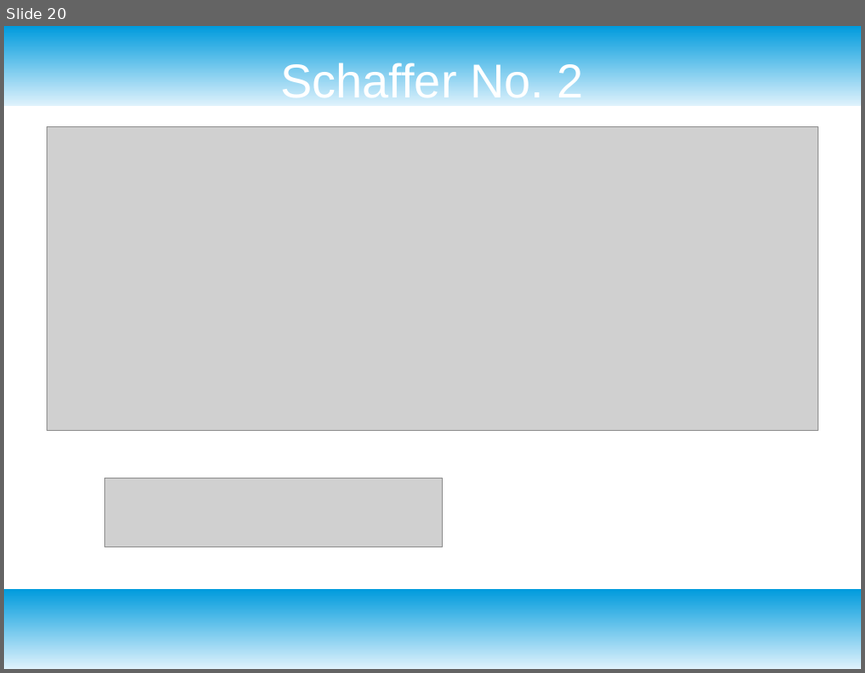
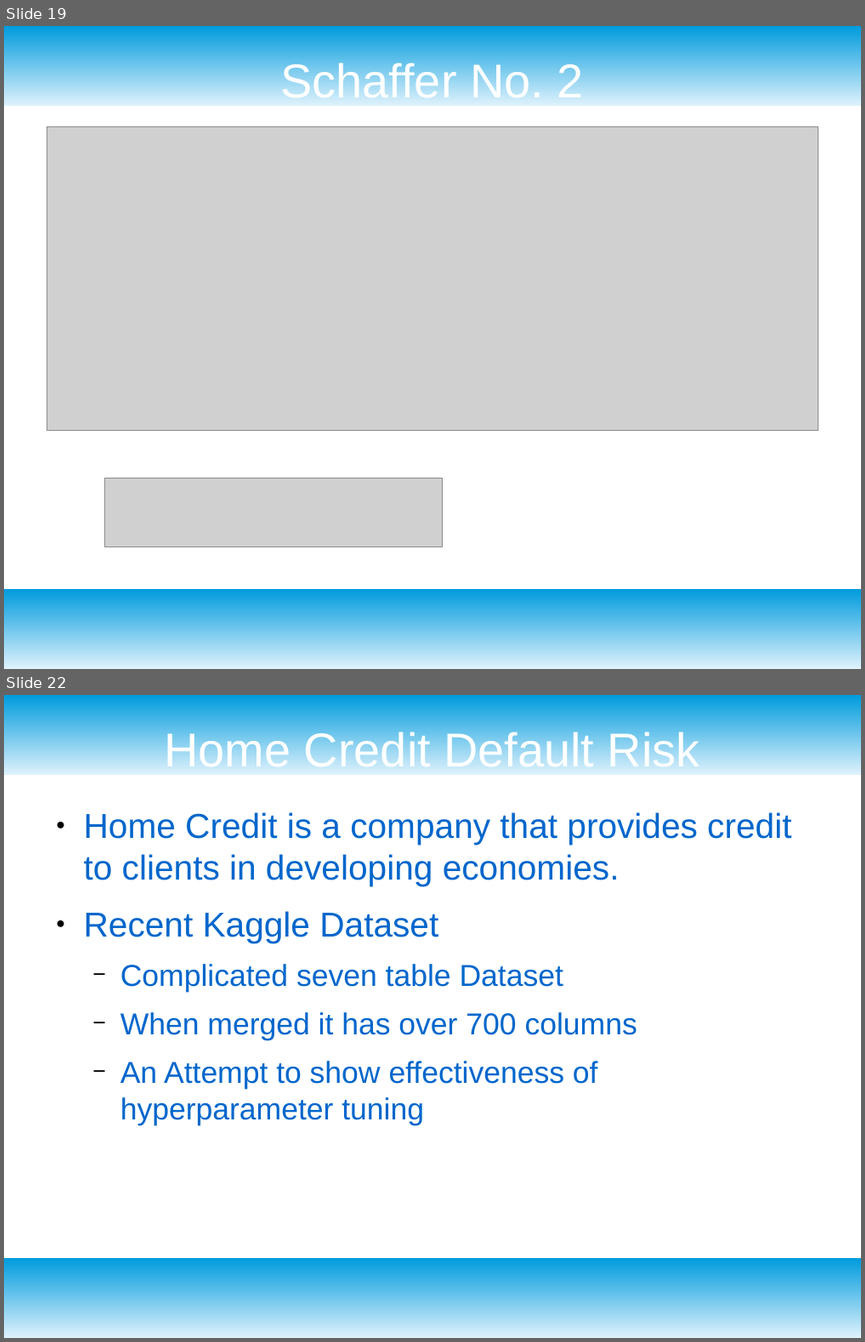
Before and after one commit to dataronio/ThinkfulCapstone, a slide deck: CapstoneDeck.odp. Shown one above the other, each under a label of ours: slide 20 before the commit, slides 19 and 22 after it; the slides between them are not shown. The pictures are 865x673 and 865x1342 pixels, drawn with LibreOffice and Linux fonts; fonts in the diff are those of the drawing; grey boxes stand for pictures. Boxes give left, top, right and bottom in pixels: in the first picture for what was removed or moved away, otherwise in the second. Text is boxed around its words. In the diff, an @@ line names an element or a change of style, - is before the commit and + after.

```diff
--- a/CapstoneDeck.odp
+++ b/CapstoneDeck.odp
@@ slide 22 added at <box>4,695,861,1338</box>, background #FFFFFF; not listed: 2 template elements that a slide beside it also shows @@
@@ title added at <box>164,729,700,767</box>, 44 pt, text #FFFFFF @@
+Home Credit Default Risk
@@ text added at <box>84,812,791,1125</box>, 28 pt, text #0066CC @@
+● Home Credit is a company that provides credit to clients in developing economies.
+● Recent Kaggle Dataset
+  − Complicated seven table Dataset
+  − When merged it has over 700 columns
+  − An Attempt to show effectiveness of hyperparameter tuning
@@ what was slide 20 is now slide 19 @@
```
Also in this commit, not shown: 1 slide changed, 5 other slides added, 3 slides removed, 1 other file.
